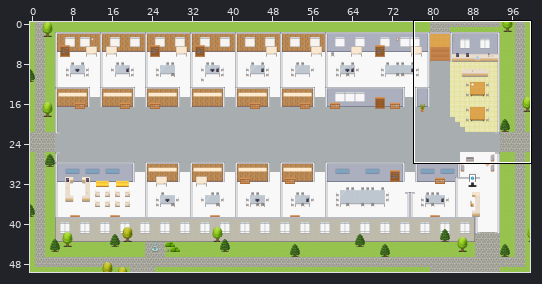
Tiled map (JSON) -- maps/Integration-Platform.tmj. Above, an overview of the earlier version with the close-up marked.
Close-up. As it was:
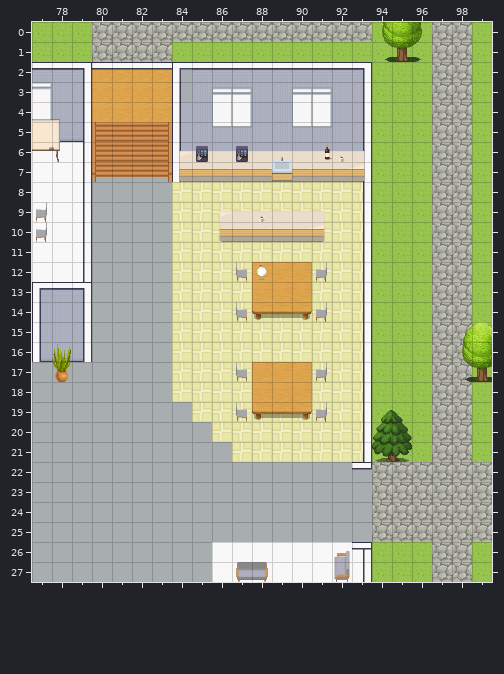
Cells are 32x32 px. Shown: x 77..99, y 0..27. The commit also changed other parts of the map, which this record leaves out.
The result:
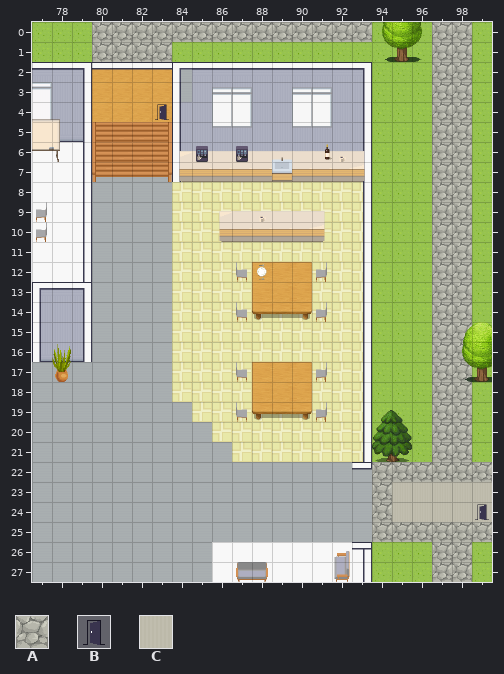
Key: from "Exterior": A 638; from "User_Zones": B 65; from "room2": C 328.
_ is an empty cell.
The edit:
{"where": "layer \"outside\""}
{"y":23,"x":95,"old":"AAAAA","new":"CCCCC"}
{"y":24,"x":95,"old":"AAAAA","new":"CCCCC"}
{"where": "layer \"zones\""}
{"y":4,"x":83,"old":"_","new":"B"}
{"y":24,"x":99,"old":"_","new":"B"}
{"label":"added","picture_box":[155,104,169,120]}
{"label":"changed","picture_box":[392,482,492,522]}
